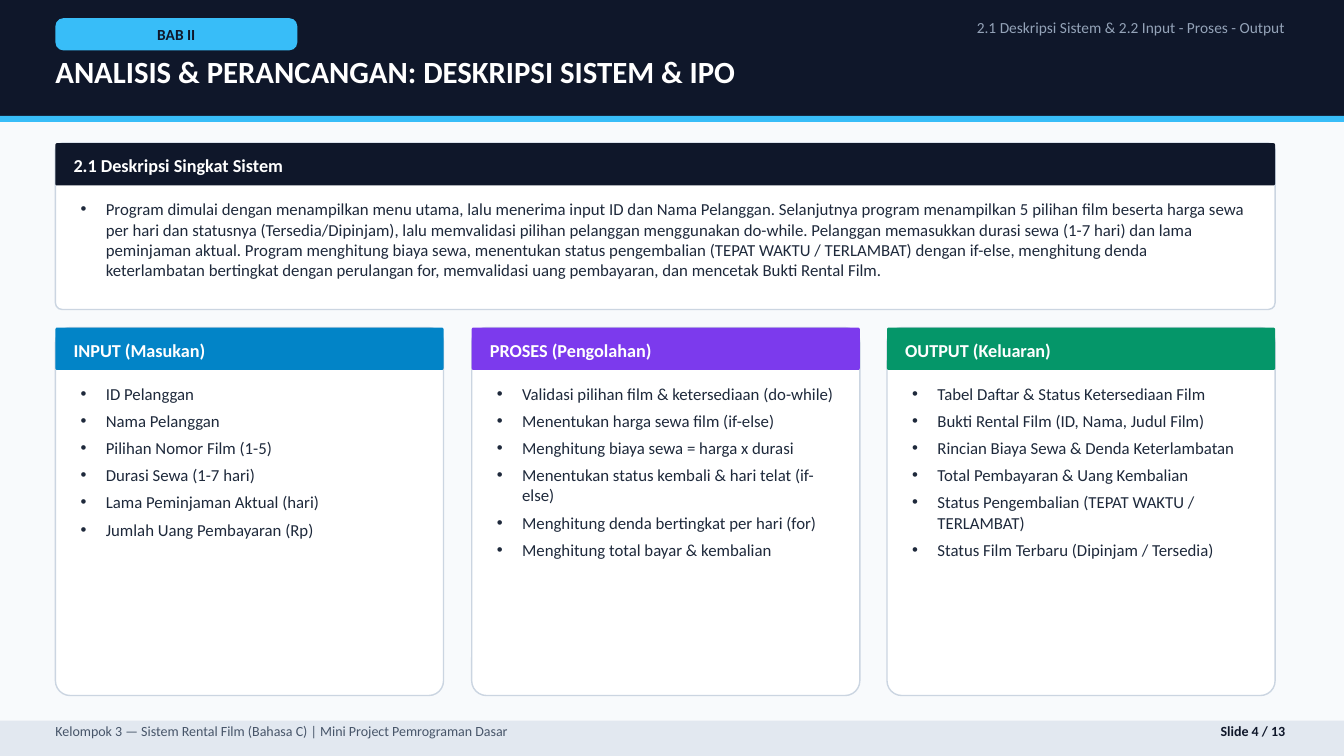
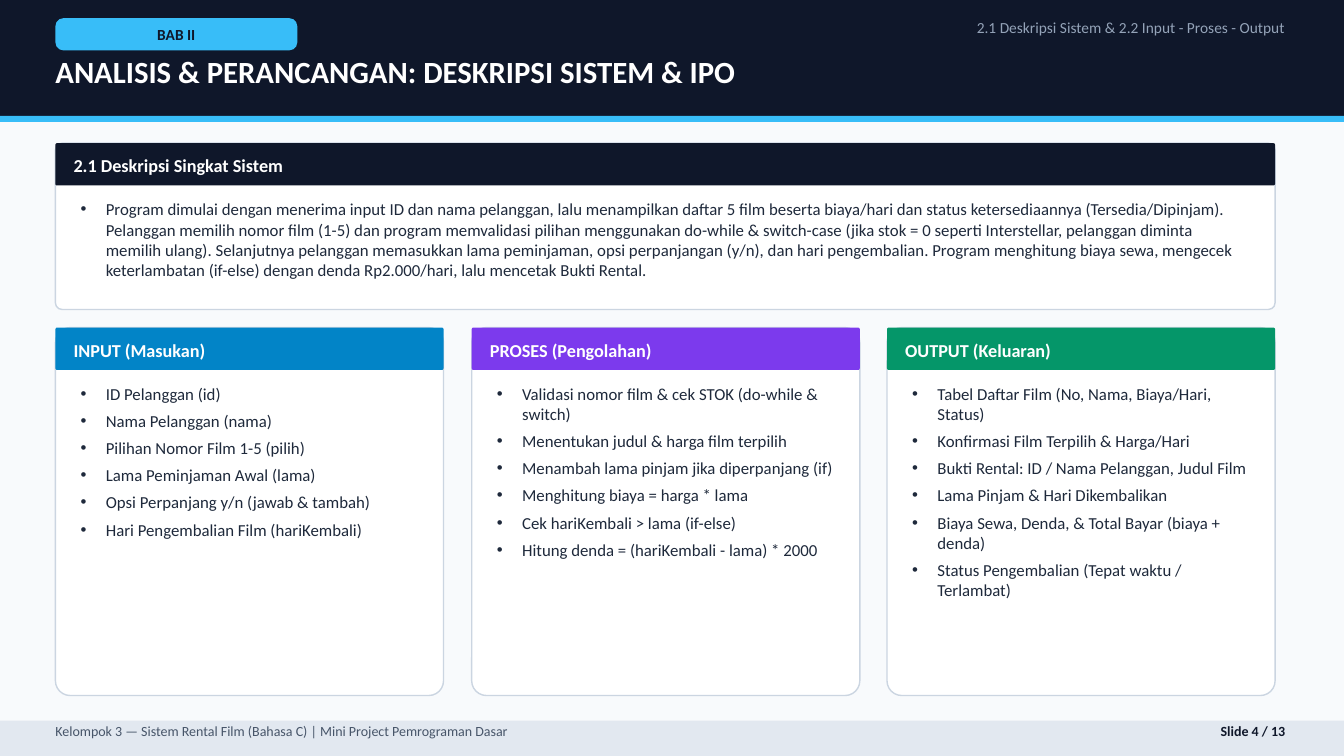
Before and after one commit to BayuArga669/UTS-Pemrograman, a slide deck: slide 4 of Presentasi_Rental_Film_Kelompok_3.pptx. Drawn at 1344x756 pixels with LibreOffice and Linux fonts; fonts in the diff are those of the drawing. Boxes give left, top, right and bottom in pixels: in the first picture for what was removed or moved away, otherwise in the second. Text is boxed around its words. In the diff, an @@ line names an element or a change of style, - is before the commit and + after.

Commit message:
Update rental_film.c, PPTX, dan laporan sesuai kode terbaru

```diff
--- a/Presentasi_Rental_Film_Kelompok_3.pptx
+++ b/Presentasi_Rental_Film_Kelompok_3.pptx
@@ text at (106, 203, 1232, 279): text changed @@
-• Program dimulai dengan menampilkan menu utama, lalu menerima input ID dan Nama Pelanggan. Selanjutnya program menampilkan 5 pilihan film beserta harga sewa per hari dan statusnya (Tersedia/Dipinjam), lalu memvalidasi pilihan pelanggan menggunakan do-while. Pelanggan memasukkan durasi sewa (1-7 hari) dan lama peminjaman aktual. Program menghitung biaya sewa, menentukan status pengembalian (TEPAT WAKTU / TERLAMBAT) dengan if-else, menghitung denda keterlambatan bertingkat dengan perulangan for, memvalidasi uang pembayaran, dan mencetak Bukti Rental Film.
+• Program dimulai dengan menerima input ID dan nama pelanggan, lalu menampilkan daftar 5 film beserta biaya/hari dan status ketersediaannya (Tersedia/Dipinjam). Pelanggan memilih nomor film (1-5) dan program memvalidasi pilihan menggunakan do-while & switch-case (jika stok = 0 seperti Interstellar, pelanggan diminta memilih ulang). Selanjutnya pelanggan memasukkan lama peminjaman, opsi perpanjangan (y/n), dan hari pengembalian. Program menghitung biaya sewa, mengecek keterlambatan (if-else) dengan denda Rp2.000/hari, lalu mencetak Bukti Rental.
@@ text at (106, 388, 370, 539): text changed @@
-• ID Pelanggan
-• Nama Pelanggan
-• Pilihan Nomor Film (1-5)
-• Durasi Sewa (1-7 hari)
-• Lama Peminjaman Aktual (hari)
-• Jumlah Uang Pembayaran (Rp)
+• ID Pelanggan (id)
+• Nama Pelanggan (nama)
+• Pilihan Nomor Film 1-5 (pilih)
+• Lama Peminjaman Awal (lama)
+• Opsi Perpanjang y/n (jawab & tambah)
+• Hari Pengembalian Film (hariKembali)
@@ text at (522, 388, 832, 559): text changed @@
-• Validasi pilihan film & ketersediaan (do-while)
-• Menentukan harga sewa film (if-else)
-• Menghitung biaya sewa = harga x durasi
-• Menentukan status kembali & hari telat (if-else)
-• Menghitung denda bertingkat per hari (for)
-• Menghitung total bayar & kembalian
+• Validasi nomor film & cek STOK (do-while & switch)
+• Menentukan judul & harga film terpilih
+• Menambah lama pinjam jika diperpanjang (if)
+• Menghitung biaya = harga * lama
+• Cek hariKembali > lama (if-else)
+• Hitung denda = (hariKembali - lama) * 2000
@@ text at (937, 388, 1246, 598): text changed @@
-• Tabel Daftar & Status Ketersediaan Film
-• Bukti Rental Film (ID, Nama, Judul Film)
-• Rincian Biaya Sewa & Denda Keterlambatan
-• Total Pembayaran & Uang Kembalian
-• Status Pengembalian (TEPAT WAKTU / TERLAMBAT)
-• Status Film Terbaru (Dipinjam / Tersedia)
+• Tabel Daftar Film (No, Nama, Biaya/Hari, Status)
+• Konfirmasi Film Terpilih & Harga/Hari
+• Bukti Rental: ID / Nama Pelanggan, Judul Film
+• Lama Pinjam & Hari Dikembalikan
+• Biaya Sewa, Denda, & Total Bayar (biaya + denda)
+• Status Pengembalian (Tepat waktu / Terlambat)
```
Also in this commit, not shown: 12 other slides changed, 4 other files.
